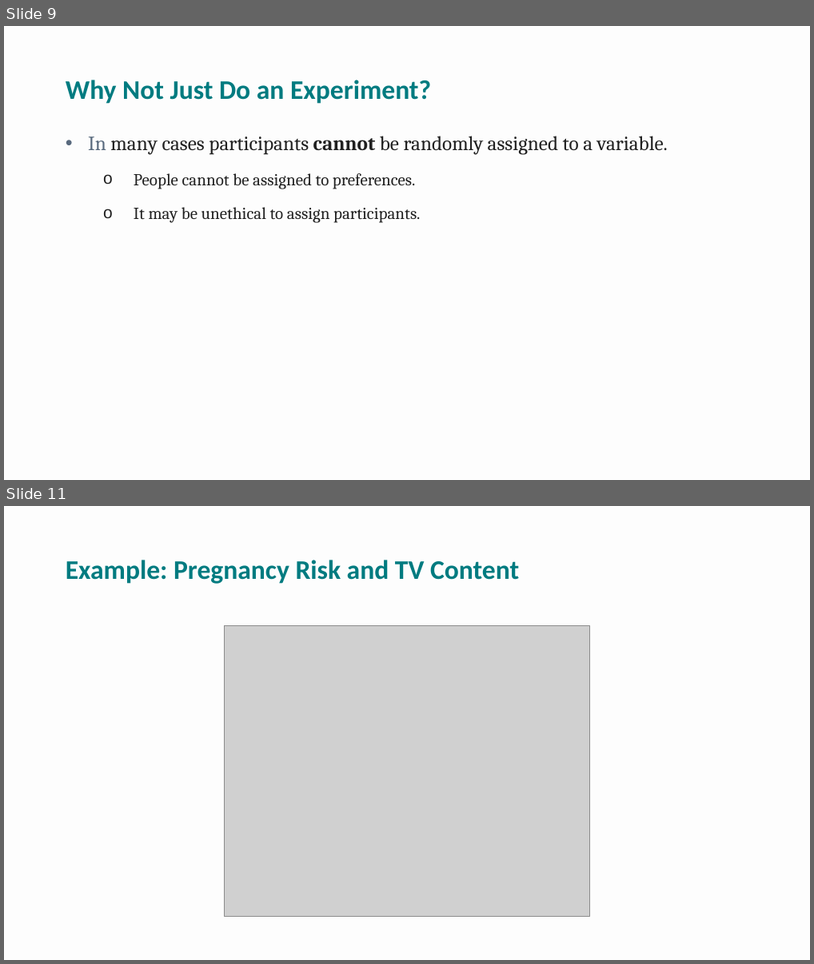
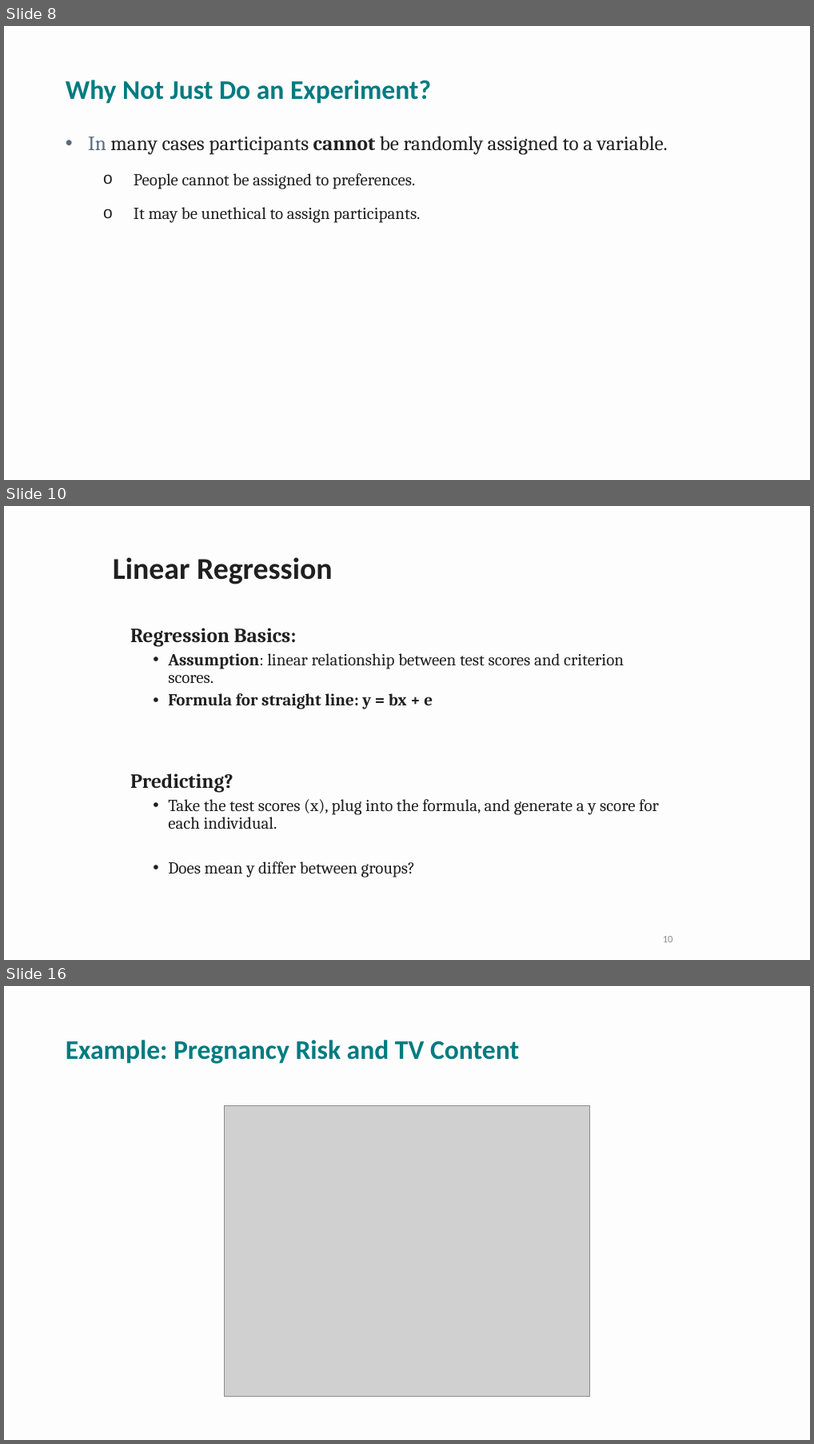
Before and after one commit to npm27/Teaching-Materials, a slide deck: Research Methods/Spring 26/Slides/9 Chapter 9.pptx. Shown one above the other, each under a label of ours: slides 9 and 11 before the commit, slides 8, 10 and 16 after it; the slides between them are not shown. The pictures are 814x964 and 814x1444 pixels, drawn with LibreOffice and Linux fonts; fonts in the diff are those of the drawing; grey boxes stand for pictures. Boxes give left, top, right and bottom in pixels: in the first picture for what was removed or moved away, otherwise in the second. Text is boxed around its words. In the diff, an @@ line names an element or a change of style, - is before the commit and + after.

```diff
--- a/Research Methods/Spring 26/Slides/9 Chapter 9.pptx
+++ b/Research Methods/Spring 26/Slides/9 Chapter 9.pptx
@@ slide 10 added at box(4, 506, 810, 960), background #FDFDFD @@
@@ title added at box(113, 557, 333, 584), 36 pt, text #202020, bold @@
+Linear Regression
@@ text added at box(130, 628, 659, 877), 20 pt, text #202020 @@
+Regression Basics:
+  • Assumption: linear relationship between test scores and criterion scores.
+  • Formula for straight line: y = bx + e
+Predicting?
+  • Take the test scores (x), plug into the formula, and generate a y score for each individual.
+  • Does mean y differ between groups?
@@ page number added at box(663, 936, 674, 942), 12 pt, text #8D8D8D @@
+10
@@ what was slide 9 is now slide 8 @@
@@ what was slide 11 is now slide 16 @@
```
Also in this commit, not shown: 8 slides changed, 9 other slides added, 4 slides removed, 1 other file.
